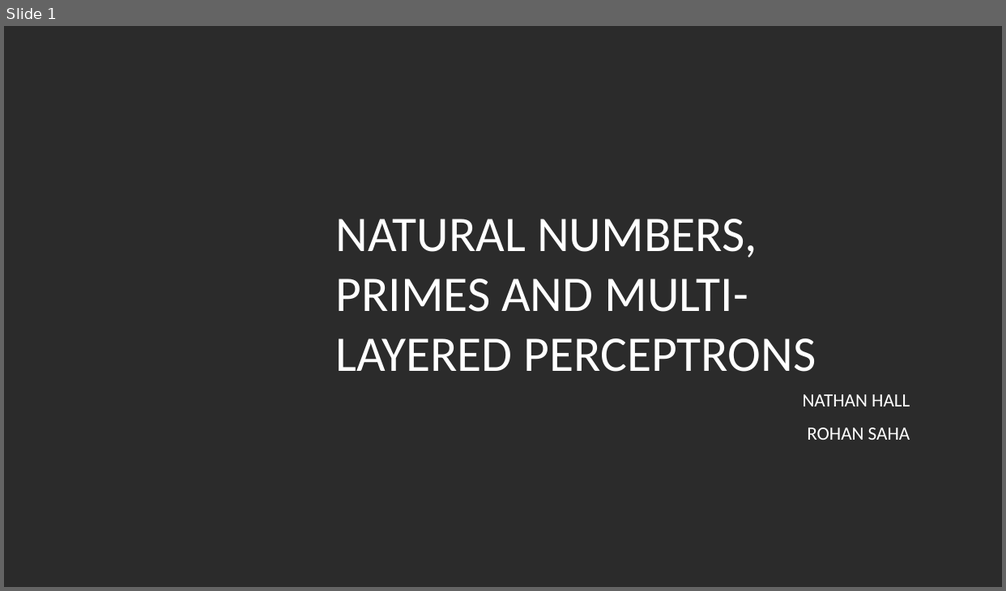
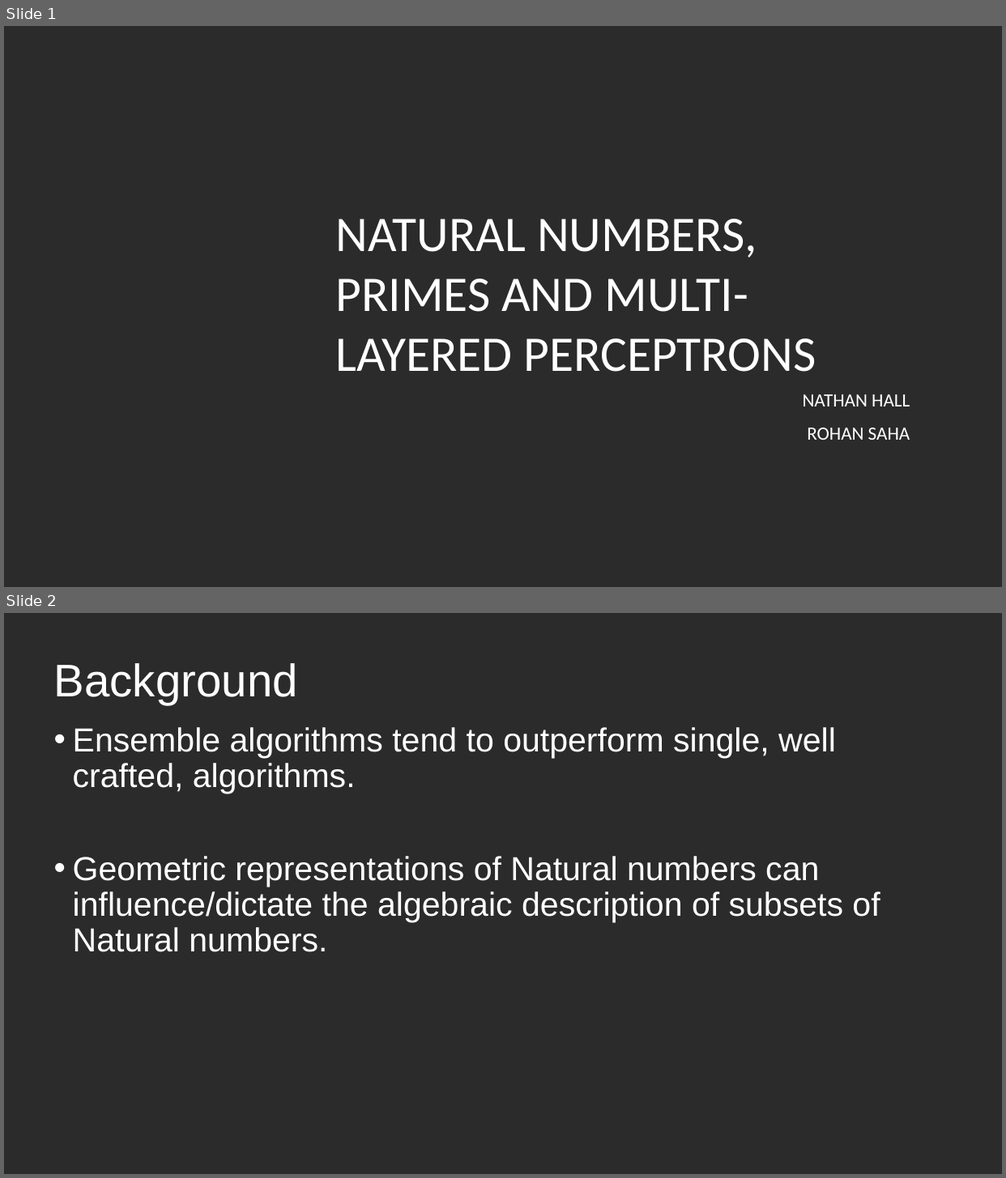
Before and after one commit to rohansaha/CSC-635-Data-Mining-, a slide deck: Classifying natural numbers.pptx. Shown one above the other, each under a label of ours: slide 1 before the commit, slides 1 and 2 after it. The pictures are 1006x591 and 1006x1178 pixels, drawn with LibreOffice and Linux fonts; fonts in the diff are those of the drawing; background and template pictures are left out; a plain dark background stands for a picture behind light text. Boxes give left, top, right and bottom in pixels: in the first picture for what was removed or moved away, otherwise in the second. Text is boxed around its words. In the diff, an @@ line names an element or a change of style, - is before the commit and + after.

```diff
--- a/Classifying natural numbers.pptx
+++ b/Classifying natural numbers.pptx
@@ slide 2 added at [4,613,1002,1174], background picture (left out) @@
@@ title added at [54,663,298,705], 44 pt, text #FFFFFF @@
+Background
@@ text added at [73,727,880,952], 32 pt, text #FFFFFF @@
+• Ensemble algorithms tend to outperform single, well crafted, algorithms.
+• Geometric representations of Natural numbers can influence/dictate the algebraic description of subsets of Natural numbers.
```
Also in this commit, not shown: 5 slides changed, 6 other slides added, 5 slides removed.
